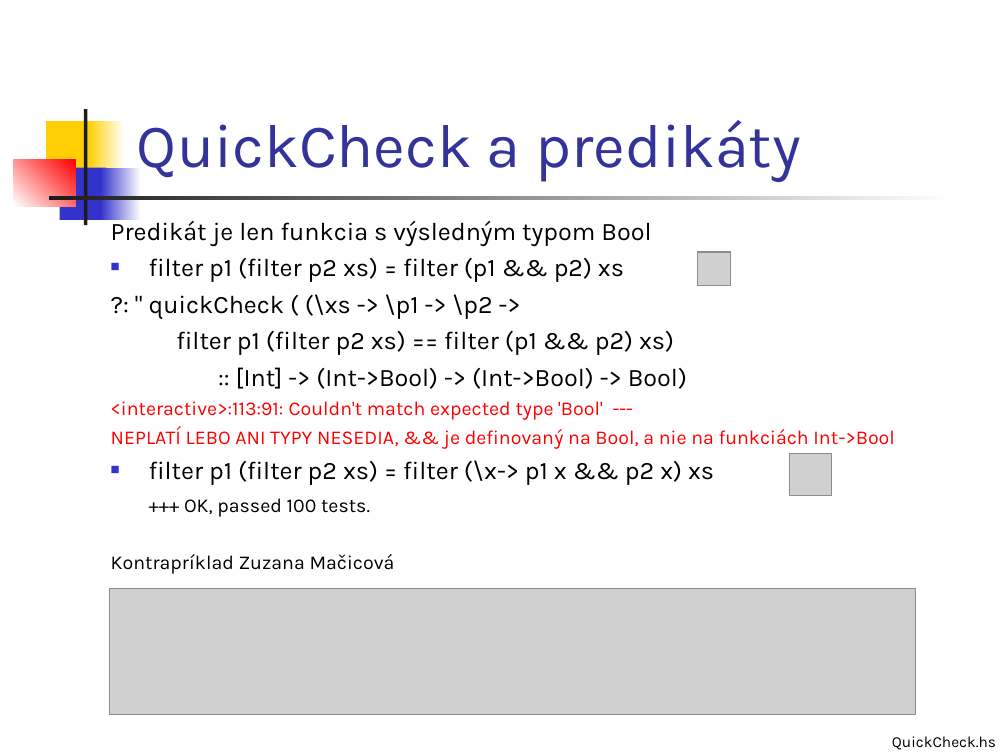
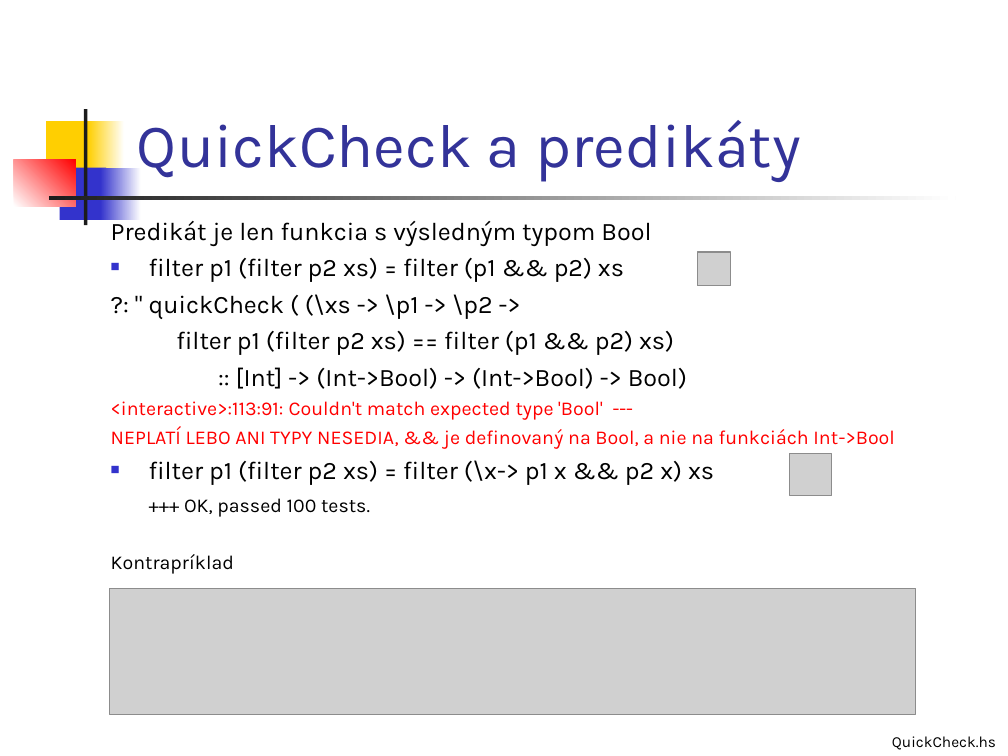
Before and after one commit to Funkcionalne/Prednasky, a slide deck: slide 9 of 03/03_fpro.ppt. Drawn at 1008x756 pixels with LibreOffice and Linux fonts; fonts in the diff are those of the drawing; grey boxes stand for pictures. Boxes give left, top, right and bottom in pixels: in the first picture for what was removed or moved away, otherwise in the second. Text is boxed around its words. In the diff, an @@ line names an element or a change of style, - is before the commit and + after.

```diff
--- a/03/03_fpro.ppt
+++ b/03/03_fpro.ppt
@@ text at bbox=[111, 554, 234, 574]: text changed @@
-Kontrapríklad Zuzana Mačicová
+Kontrapríklad
```
Also in this commit, not shown: 2 other slides changed, 5 other files.
